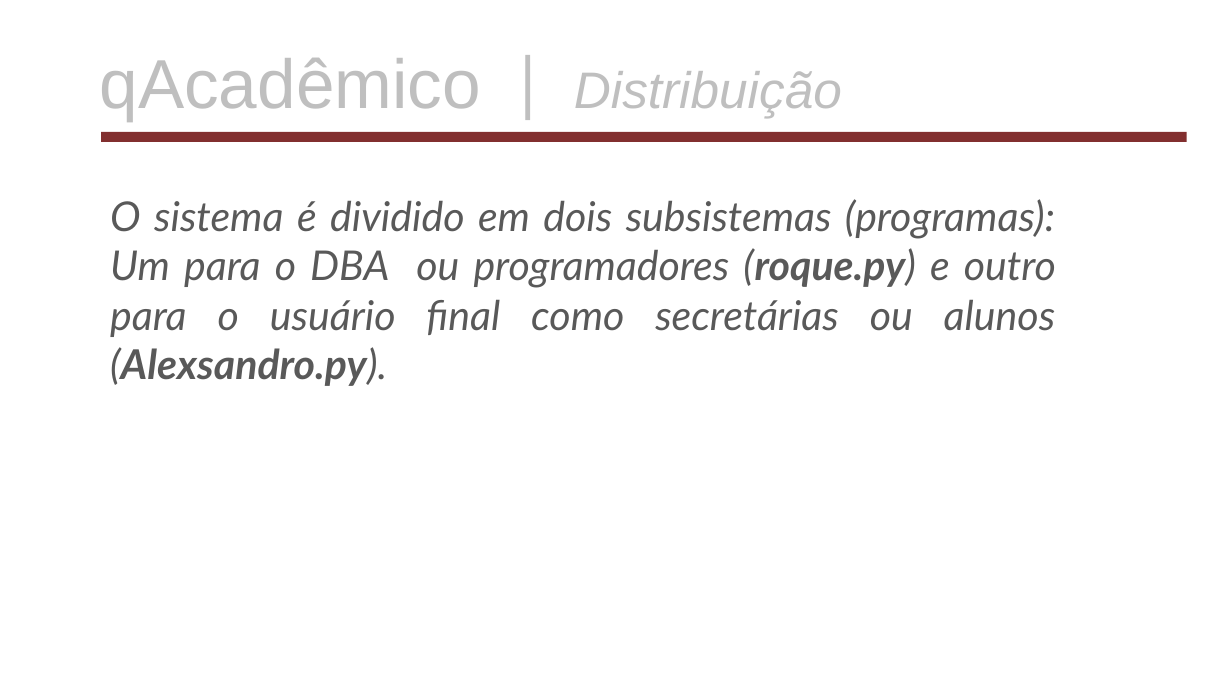
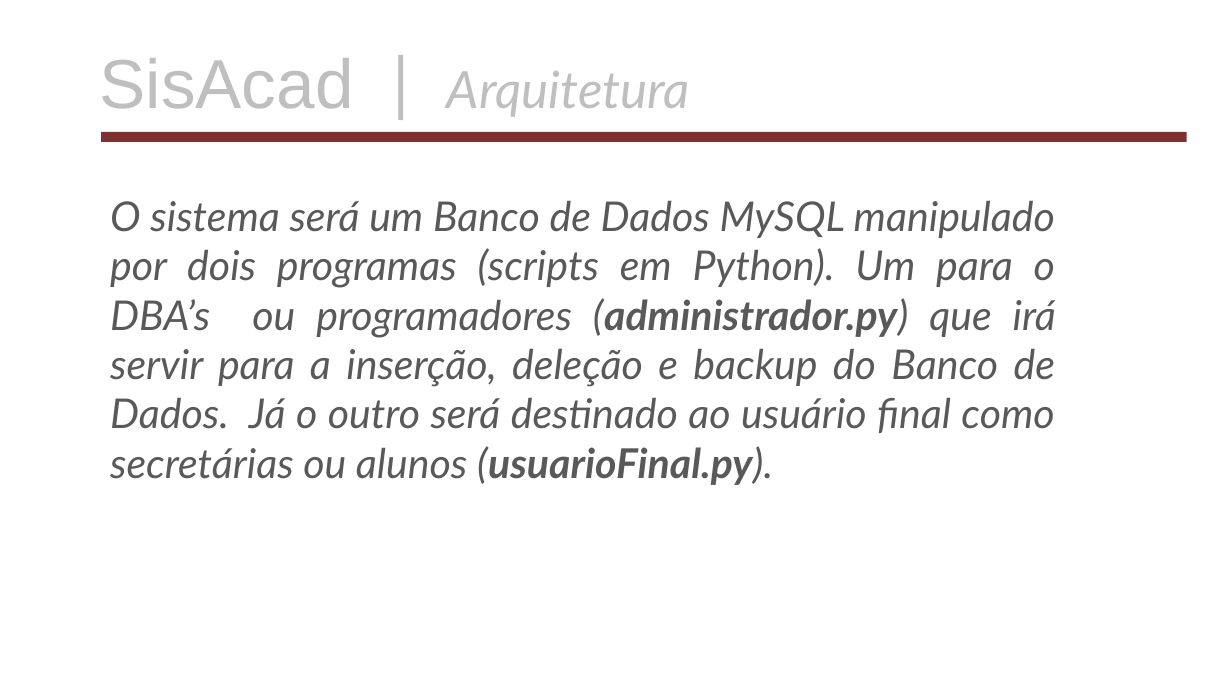
Before and after one commit to AlexsandroMatias2017/MeuBancoDeDados, a slide deck: slide 11 of apresentacaoDoProjeto.odp (slide 3 before the commit). Drawn at 1232x693 pixels with LibreOffice and Linux fonts; fonts in the diff are those of the drawing; background and template pictures are left out. Boxes give left, top, right and bottom in pixels: in the first picture for what was removed or moved away, otherwise in the second. Text is boxed around its words. In the diff, an @@ line names an element or a change of style, - is before the commit and + after.

```diff
--- a/apresentacaoDoProjeto.odp
+++ b/apresentacaoDoProjeto.odp
@@ text at (x1=100, y1=58, x2=690, y2=117): text changed; font Arial to Lato @@
-qAcadêmico | Distribuição
+SisAcad | Arquitetura
@@ text at (x1=110, y1=200, x2=1056, y2=485): text changed @@
-O sistema é dividido em dois subsistemas (programas): Um para o DBA ou programadores (roque.py) e outro para o usuário final como secretárias ou alunos (Alexsandro.py).
+O sistema será um Banco de Dados MySQL manipulado por dois programas (scripts em Python). Um para o DBA’s ou programadores (administrador.py) que irá servir para a inserção, deleção e backup do Banco de Dados. Já o outro será destinado ao usuário final como secretárias ou alunos (usuarioFinal.py).
```
Also in this commit, not shown: 18 other slides changed, 11 slides added, 3 slides removed, 9 other files.
